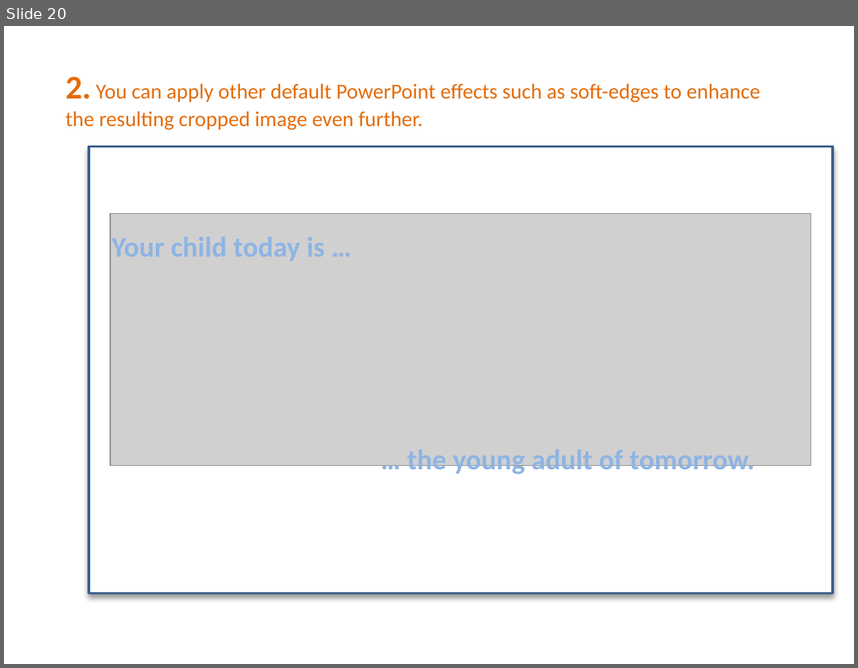
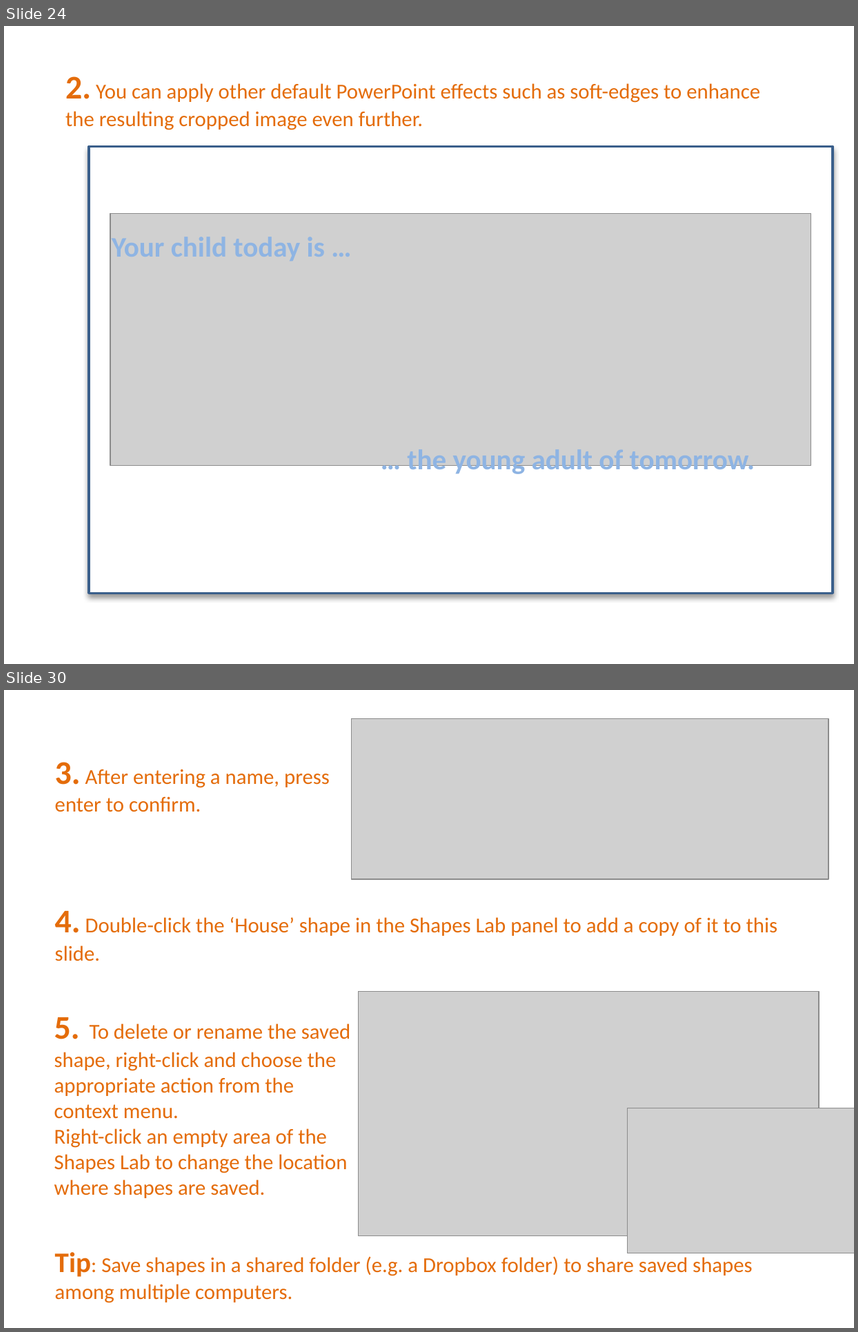
Before and after one commit to PowerPointLabs/PowerPointLabs-Website, a slide deck: samples/tutorial.pptx. Shown one above the other, each under a label of ours: slide 20 before the commit, slides 24 and 30 after it; the slides between them are not shown. The pictures are 858x668 and 858x1332 pixels, drawn with LibreOffice and Linux fonts; fonts in the diff are those of the drawing; grey boxes stand for pictures. Boxes give left, top, right and bottom in pixels: in the first picture for what was removed or moved away, otherwise in the second. Text is boxed around its words. In the diff, an @@ line names an element or a change of style, - is before the commit and + after.

```diff
--- a/samples/tutorial.pptx
+++ b/samples/tutorial.pptx
@@ slide 30 added at (4,690,854,1328), background #FFFFFF @@
@@ picture added at (352,719,829,880) @@
@@ text added at (55,762,330,812), 18 pt, text #E46C0A @@
+3. After entering a name, press enter to confirm.
@@ text added at (55,911,778,961), 18 pt, text #E46C0A @@
+4. Double-click the ‘House’ shape in the Shapes Lab panel to add a copy of it to this slide.
@@ picture added at (359,991,819,1235) @@
@@ text added at (54,1017,350,1198), 18 pt, text #E46C0A @@
+5. To delete or rename the saved shape, right-click and choose the appropriate action from the context menu.
+Right-click an empty area of the Shapes Lab to change the location where shapes are saved.
@@ picture added at (627,1108,854,1253) @@
@@ text added at (55,1252,752,1303), 18 pt, text #E46C0A @@
+Tip: Save shapes in a shared folder (e.g. a Dropbox folder) to share saved shapes among multiple computers.
@@ what was slide 20 is now slide 24 @@
```
Also in this commit, not shown: 17 slides changed, 9 other slides added.
